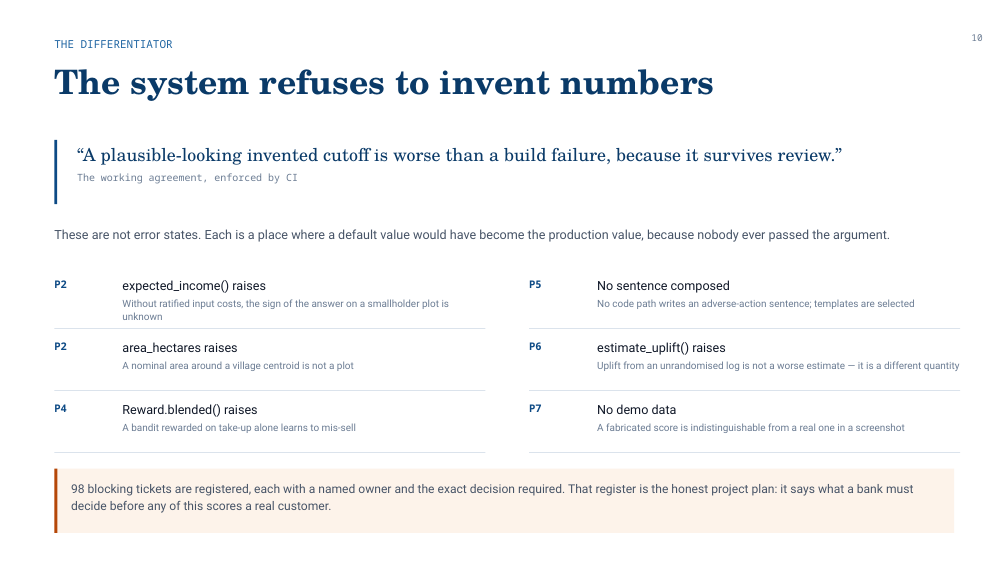
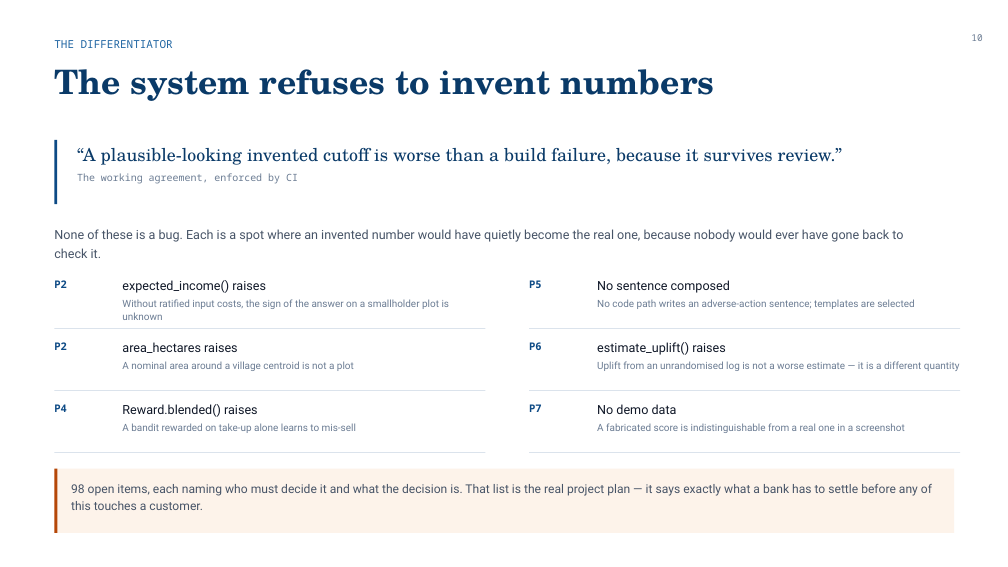
Before and after one commit to Divanshu0212/AILendingHub, a slide deck: slide 10 of Lending_Hub_EPIC_8.pptx. Drawn at 1008x567 pixels with LibreOffice and Linux fonts; fonts in the diff are those of the drawing. Boxes give left, top, right and bottom in pixels: in the first picture for what was removed or moved away, otherwise in the second. Text is boxed around its words. In the diff, an @@ line names an element or a change of style, - is before the commit and + after.

```diff
--- a/Lending_Hub_EPIC_8.pptx
+++ b/Lending_Hub_EPIC_8.pptx
@@ text at bbox=[54, 229, 903, 258]: text changed @@
-These are not error states. Each is a place where a default value would have become the production value, because nobody ever passed the argument.
+None of these is a bug. Each is a spot where an invented number would have quietly become the real one, because nobody would ever have gone back to check it.
@@ text at bbox=[71, 484, 932, 510]: text changed @@
-98 blocking tickets are registered, each with a named owner and the exact decision required. That register is the honest project plan: it says what a bank must decide before any of this scores a real customer.
+98 open items, each naming who must decide it and what the decision is. That list is the real project plan — it says exactly what a bank has to settle before any of this touches a customer.
```
Also in this commit, not shown: 11 other slides changed, 1 other file.
